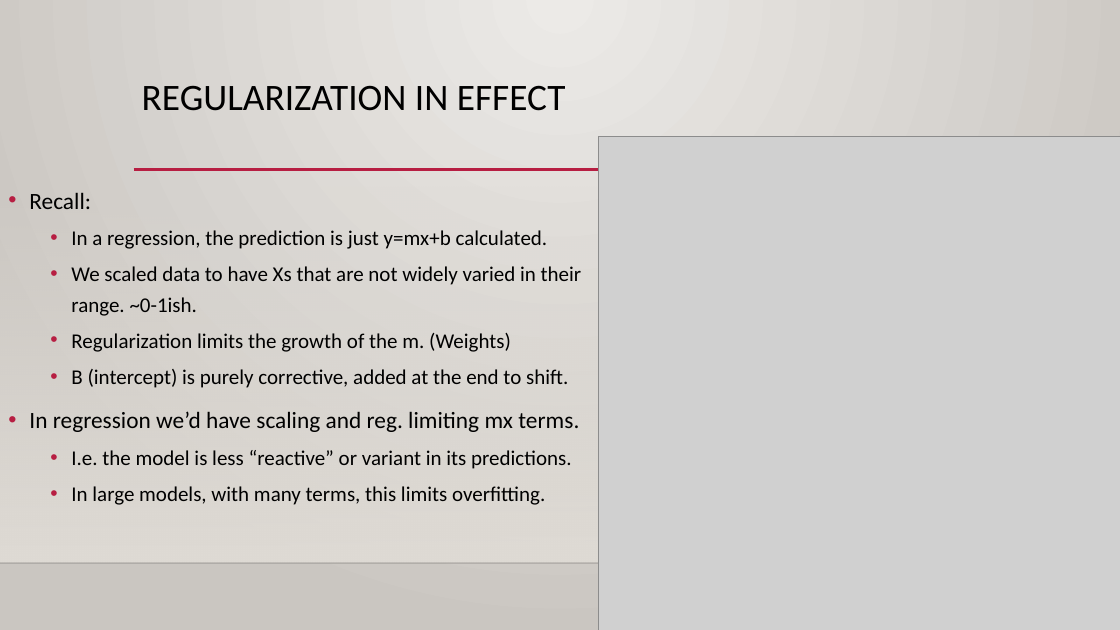
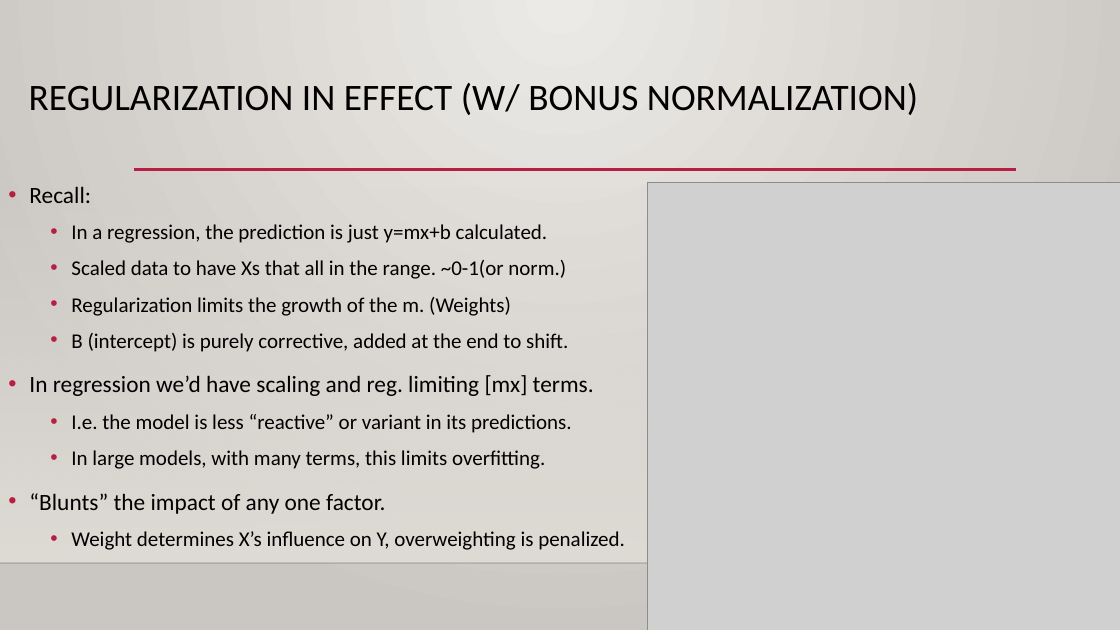
Before and after one commit to calvint13/Intro_to_Machine_Learning_Student_Workbooks, a slide deck: slide 6 of reference_content/Slides/Log_Reg_Images.pptx (slide 5 before the commit). Drawn at 1120x630 pixels with LibreOffice and Linux fonts; fonts in the diff are those of the drawing; grey boxes stand for pictures; background and template pictures are left out. Boxes give left, top, right and bottom in pixels: in the first picture for what was removed or moved away, otherwise in the second. Text is boxed around its words. In the diff, an @@ line names an element or a change of style, - is before the commit and + after.

```diff
--- a/reference_content/Slides/Log_Reg_Images.pptx
+++ b/reference_content/Slides/Log_Reg_Images.pptx
@@ title at bbox=[29, 83, 918, 115]: text changed @@
-REGULARIZATION IN EFFECT
+REGULARIZATION IN EFFECT (W/ BONUS NORMALIZATION)
@@ picture: place and size @@
-picture at bbox=[598, 136, 1120, 630]
+picture at bbox=[648, 183, 1120, 630]
@@ text at bbox=[71, 260, 566, 279]: text changed @@
-  • We scaled data to have Xs that are not widely varied in their range. ~0-1ish.
+  • Scaled data to have Xs that all in the range. ~0-1(or norm.)
@@ text at bbox=[29, 375, 594, 396]: text changed @@
-• In regression we’d have scaling and reg. limiting mx terms.
+• In regression we’d have scaling and reg. limiting [mx] terms.
@@ text at bbox=[29, 493, 625, 550]: paragraphs added @@
+• “Blunts” the impact of any one factor.
+  • Weight determines X’s influence on Y, overweighting is penalized.
```
Also in this commit, not shown: 3 other slides changed, 1 slide added, 1 other file.
